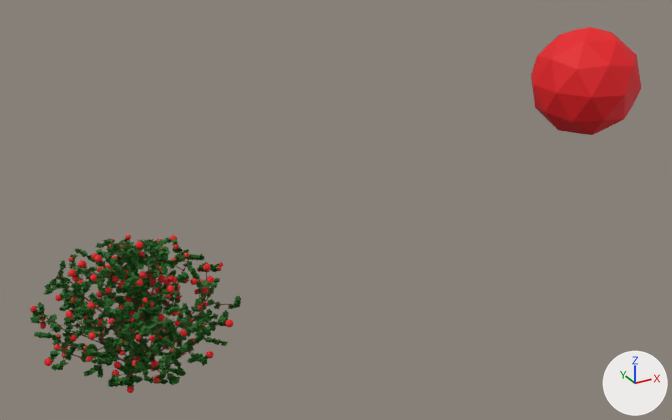
What one commit did to the FBX model Map/Assets/Models/Resources/bush/bush_all_fruits.fbx.
Camera for both pictures: a 50 mm camera at (-2.65, -11.2, 7.33) aimed at (3.49, -0.03, 1.74). Arrows for +X, +Y and +Z are at lower right; the lights stay in place. Where no turn or scale is listed for an object, it has been applied to the vertices.

The first picture shows 'Fruits', 'Leaves.003', 'Tree.003'.
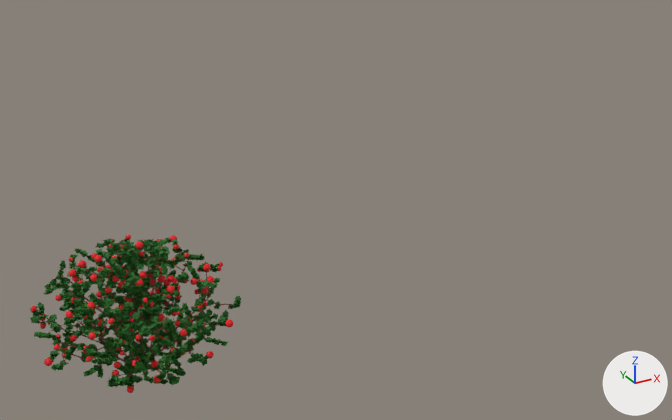
The change in detail:
Object 'Fruits' (ob_fruits) is deleted.

Pixel boxes (x1, y1, x2, y2) of what changed, in the pictures (672 x 420 px):
'Fruits', deleted (red)
    before: (531, 27, 641, 135)
